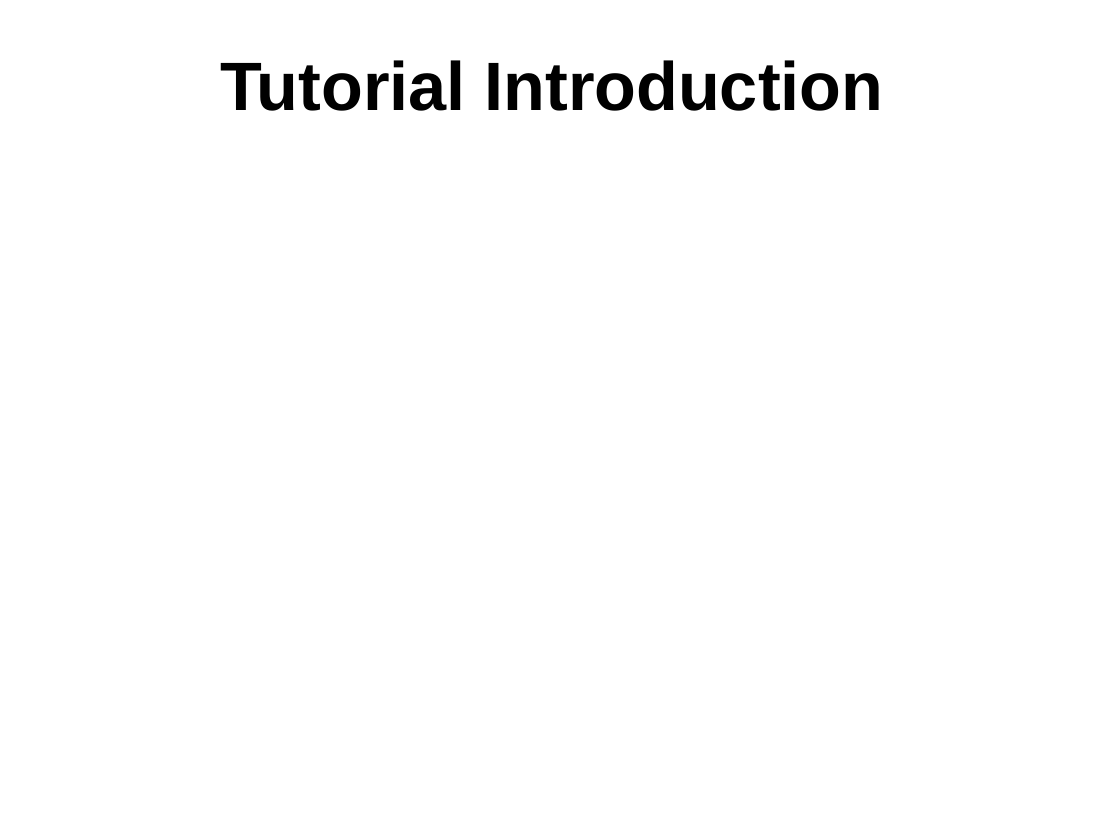
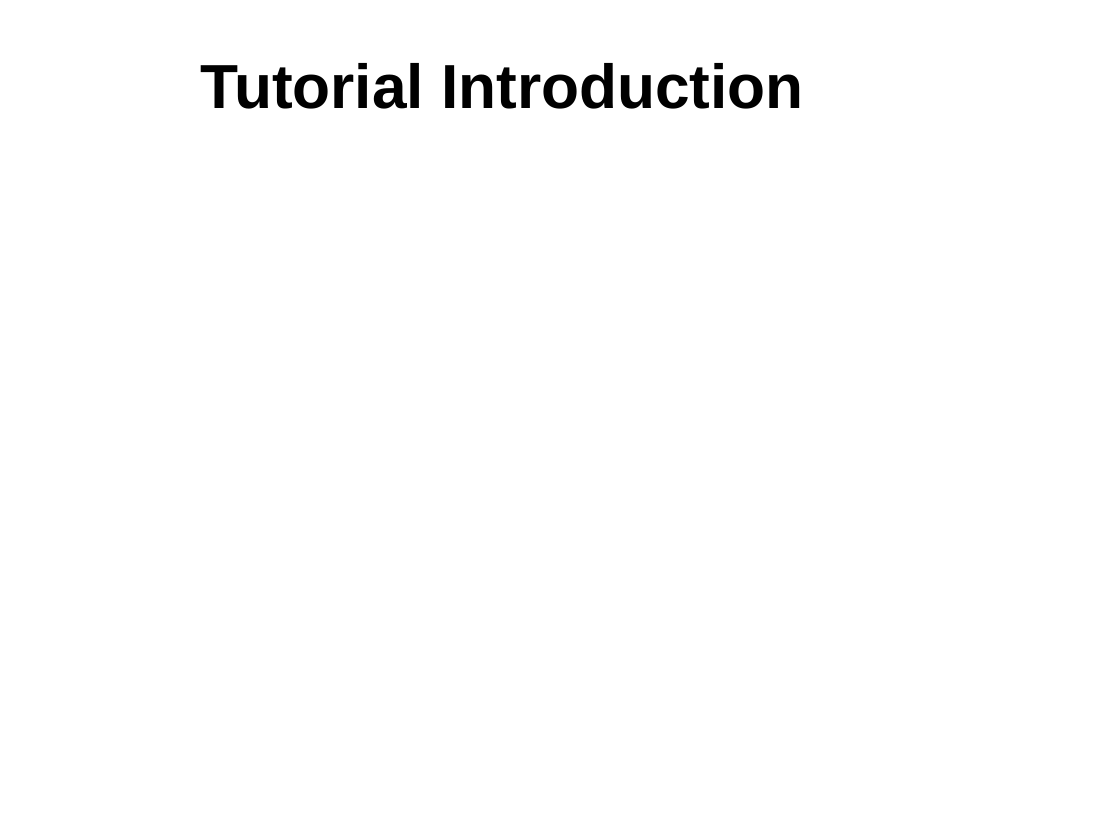
Before and after one commit to sdk21/PLT, a slide deck: slide 4 of Demo/Qlang.pptx (slide 5 before the commit). Drawn at 1120x840 pixels with LibreOffice and Linux fonts; fonts in the diff are those of the drawing; background and template pictures are left out. Boxes give left, top, right and bottom in pixels: in the first picture for what was removed or moved away, otherwise in the second. Text is boxed around its words. In the diff, an @@ line names an element or a change of style, - is before the commit and + after.

```diff
--- a/Demo/Qlang.pptx
+++ b/Demo/Qlang.pptx
@@ title "Tutorial Introduction": place and size @@
-title "Tutorial Introduction" at <box>220,60,884,111</box>
+title "Tutorial Introduction" at <box>201,63,803,109</box>
@@ title "Tutorial Introduction" at <box>201,63,803,109</box>: size 44 to 40 pt; alignment centre to left @@
```
Also in this commit, not shown: 3 other slides changed, 1 slide added, 4 slides removed.
